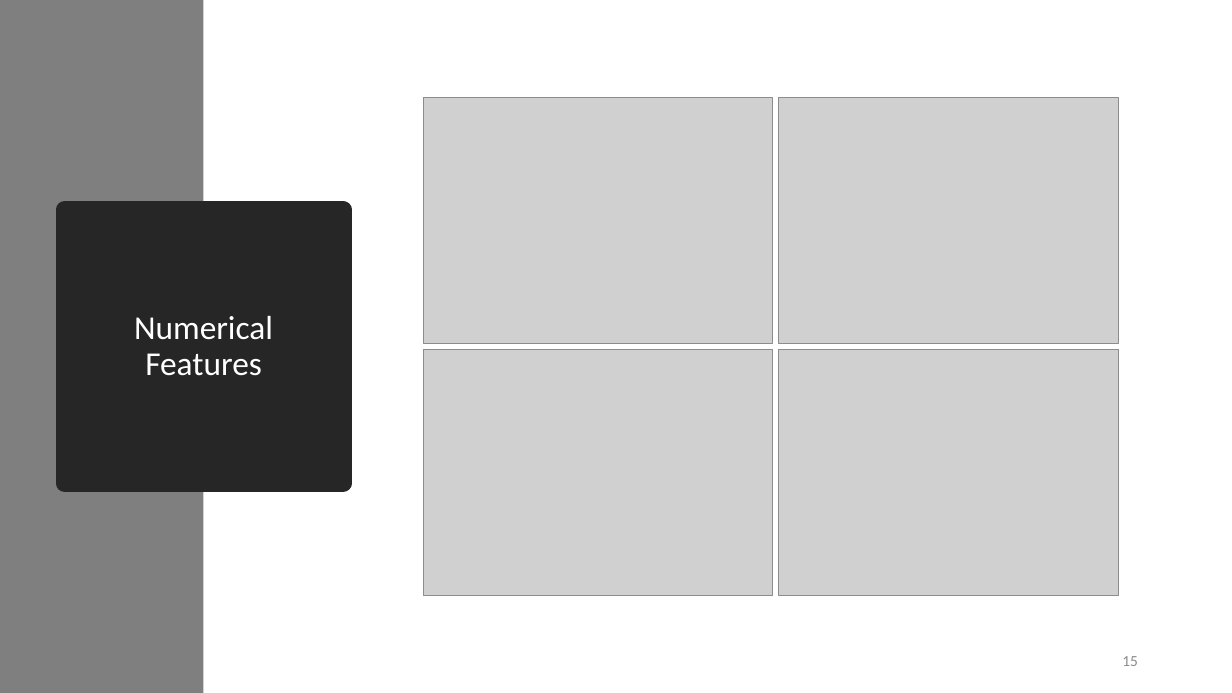
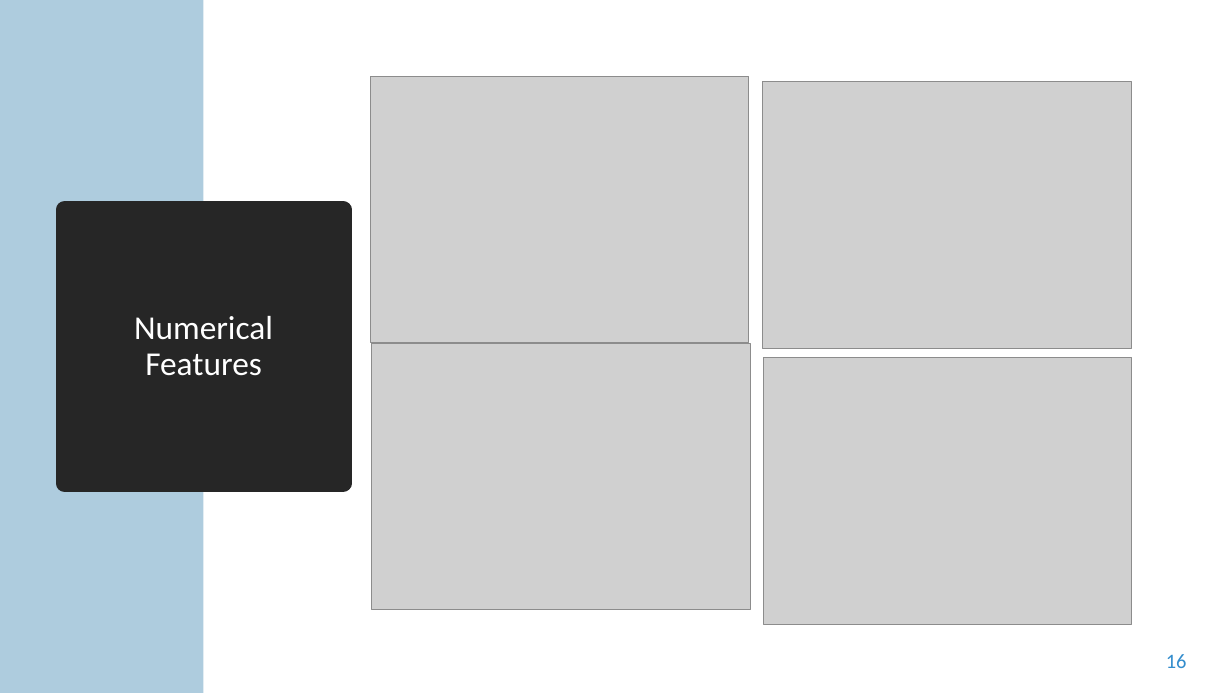
Before and after one commit to Dearsu520/automotive-modeling-project, a slide deck: slide 16 of ETL/Final Project.pptx (slide 15 before the commit). Drawn at 1232x693 pixels with LibreOffice and Linux fonts; fonts in the diff are those of the drawing; grey boxes stand for pictures. Boxes give left, top, right and bottom in pixels: in the first picture for what was removed or moved away, otherwise in the second. Text is boxed around its words. In the diff, an @@ line names an element or a change of style, - is before the commit and + after.

```diff
--- a/ETL/Final Project.pptx
+++ b/ETL/Final Project.pptx
@@ rectangle at (0, 0, 203, 693): fill #7F7F7F to #AECCDE @@
@@ picture: place and size @@
-picture at (423, 97, 773, 343)
+picture at (371, 77, 750, 344)
@@ picture: place and size @@
-picture at (779, 97, 1119, 343)
+picture at (762, 81, 1131, 348)
@@ picture: place and size @@
-picture at (423, 349, 773, 595)
+picture at (372, 343, 750, 610)
@@ picture: place and size @@
-picture at (779, 349, 1119, 595)
+picture at (763, 358, 1132, 625)
@@ page number at (1166, 654, 1187, 668): text changed; size 12 to 16 pt; text colour #8C8C8C to #338DCD @@
-15
+16
```
Also in this commit, not shown: 28 other slides changed, 4 slides added, 3 slides removed.
